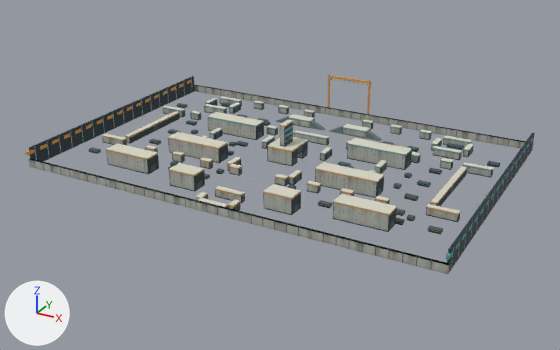
What one commit did to the glTF model apps/ironsight/public/assets/maps/relay-architecture.glb.
Both versions are drawn from a 50 mm camera at (197.9, -279.1, 107.2) aimed at (74.9, -55.4, -4.6). Every picture has the same lights, and +X, +Y and +Z are marked at lower left. The first picture is the older version. Vertices at exactly the same position are counted once.

Before the edit, the objects in view are built like this:
```python
ob_relay_original_architecture = bpy.data.objects.new('relay-original-architecture', me_part_0)
ob_relay_original_architecture.location = (0.0, 0.0, 0.0)
```
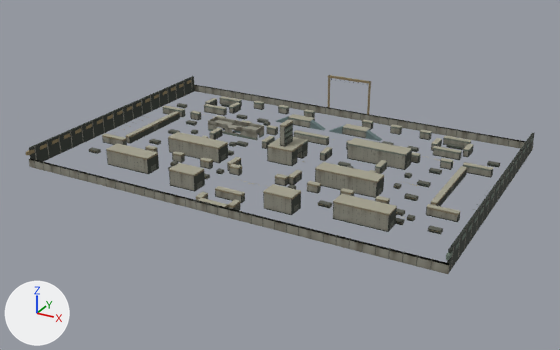
Where the change shows, as pixel boxes (x1, y1, x2, y2) in the pictures (560 x 350 px):
'relay-original-architecture', surface changed, recoloured, reshaped (darker)
    both: (26, 75, 534, 274)
part 1 of me_part_0, added
    after: (215, 119, 234, 125)
part 2 of me_part_0, deleted
    before: (208, 112, 264, 127)
part 3 of me_part_0, cut back
    before: (208, 117, 264, 139)
    after: (208, 116, 264, 140)

What changed in the scene script:
```text
Change mat_relay_0:
    where n2 = _N.new('ShaderNodeMix'); n2.name = 'Mix'
    n2.inputs[7].default_value: (0.456, 0.474, 0.423, 1.0) -> (0.287, 0.283, 0.235, 1.0)  # 'B', grey #b4b7ae -> 'B', grey #929185
Change mat_relay_1:
    mat_relay_1.base_color: (0.694, 0.68, 0.565) -> (0.371, 0.356, 0.275)  # light grey #d9d7c6 -> grey #a4a18f
Change mat_relay_3:
    mat_relay_3.base_color: (0.0685, 0.314, 0.347) -> (0.125, 0.165, 0.133)  # cyan #4a989f -> grey #637166
Change mat_relay_4:
    mat_relay_4.roughness: 0.66 -> 0.78
Change mat_relay_5:
    mat_relay_5.base_color: (0.672, 0.301, 0.0545) -> (0.246, 0.191, 0.0976)  # orange #d69542 -> brown #887958
    mat_relay_5.roughness: 0.72 -> 0.9
Change mat_relay_6:
    mat_relay_6.base_color: (0.558, 0.485, 0.262) -> (0.413, 0.356, 0.209)  # beige #c5b98c -> beige #aca17e
Change me_part_0:
    used by ob_relay_original_architecture; location = (0.0, 0.0, 0.0)
    remove me_part_0.from_pydata(...)  # 33609 vertices, 56344 faces; spans x -1.0..151.0, y -102.0..4.0, z 0.0..16.0
    add me_part_0.from_pydata(...)  # 34091 vertices, 57416 faces; spans x -1.0..151.0, y -102.0..4.0, z 0.0..16.0
    me_part_0 part 1: a new loose piece, a box spanning x 34.0..42.6, y -36.7..-34.4, z 2.72..3.0, in mat_relay_0
    me_part_0 part 2: 6 loose pieces with 48 vertices, spanning x 34.0..56.0, y -40.0..-34.0, z 0.0..6.0, are deleted
    me_part_0 part 3: 53 vertices moved from x 34.0..56.0, y -40.0..-34.0, z 0.0..6.0 to x 34.0..56.0, y -40.0..-34.0, z 0.0..4.0; 273 vertices removed from x 34.0..56.0, y -40.0..-34.0, z 0.0..6.0; 679 vertices added at x 34.0..56.0, y -40.0..-34.0, z 0.0..4.0
    other edits to the shape of me_part_0 do not show in these pictures
    remove me_part_0.materials.append(mat_relay_8)  # greyish cyan #667a7b
    remove me_part_0.materials.append(mat_relay_9)  # greyish cyan #667a7b
    remove me_part_0.materials.append(mat_relay_10)  # greyish cyan #667a7b
```
